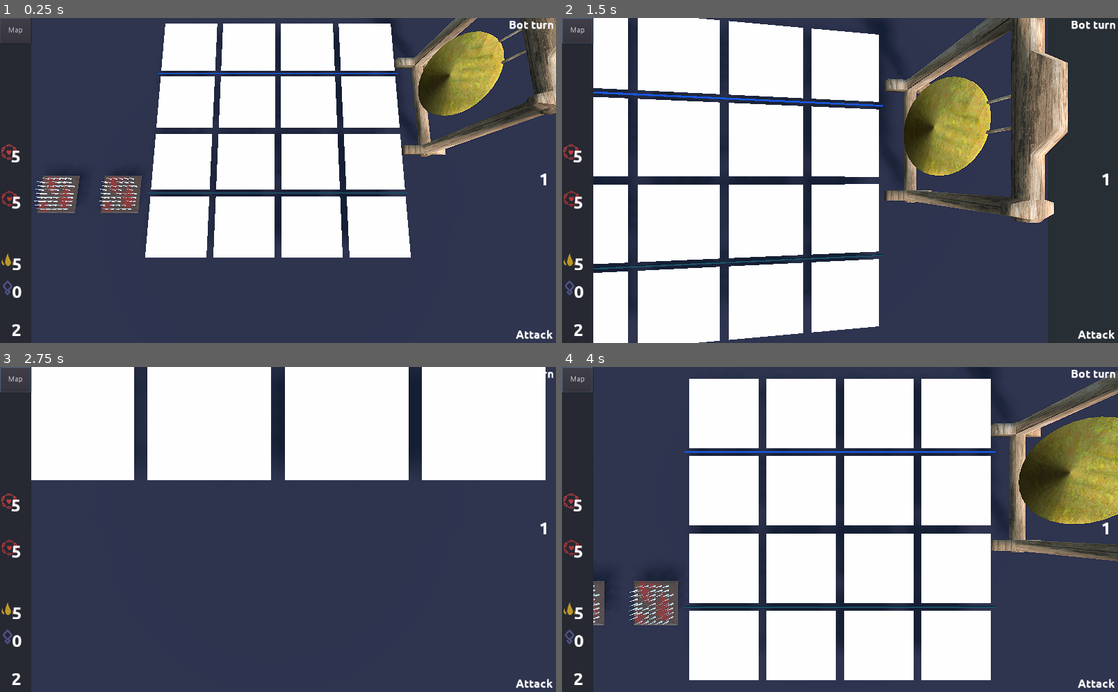
Above: before the commit, frames 1-4 (two rows, left to right).
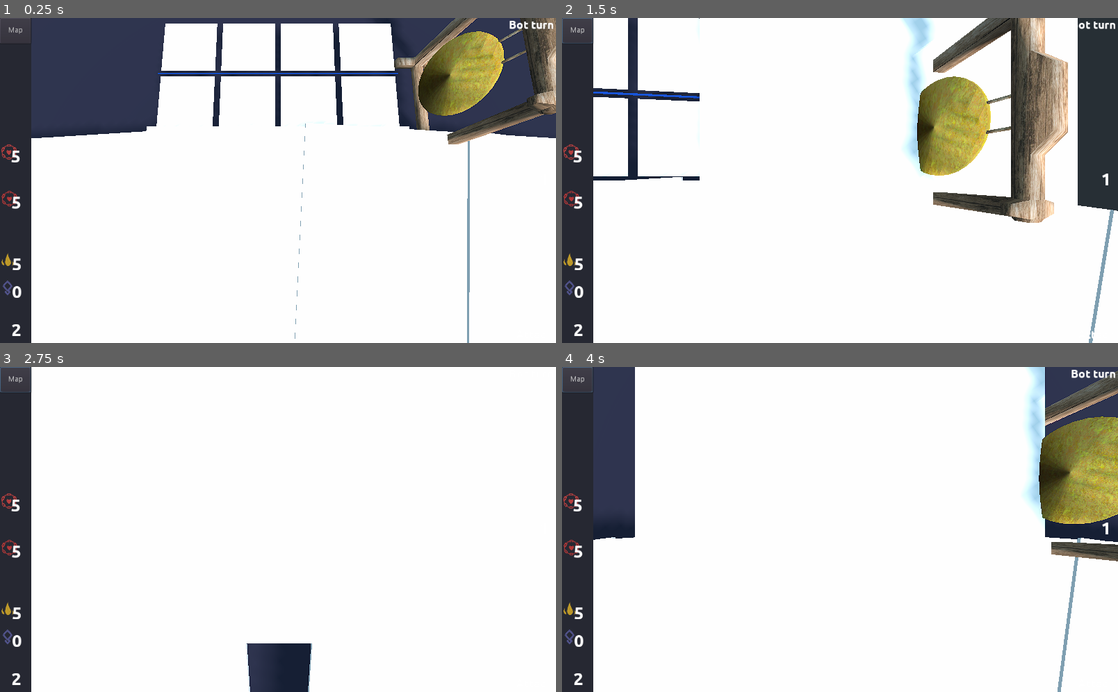
Above: after the commit, the same moments.

Repository: tpgame-spbstu/Tabletop-roguelike
Game: Godot game, scene res://Fight/fight_location.tscn
Same seed, same stepped clock (60 frames per second), same inputs: the game is played once before the commit and once after it. This scene is started directly instead of the project's main scene.
Inputs (mouse positions are in pixels of both pictures, inside the frame that each line leads up to):
- Up to frame 1 (0.25 s): no input
- Up to frame 2 (1.5 s): click "Map" at 0.5 s; tap Enter at 1.25 s; move the mouse to (962, 164) at 1.27 s; hold Right from 1.28 s (still down); click (962, 164) at 1.42 s
- Up to frame 3 (2.75 s): tap Space at 2 s; move the mouse to (166, 545) at 2.02 s; release Right at 2.03 s; hold Down from 2.03 s (still down)
- Up to frame 4 (4 s): tap Enter at 2.75 s; move the mouse to (895, 458) at 2.77 s; release Down at 2.78 s; hold Right 2.78-3.53 s; tap Space at 3.5 s; move the mouse to (812, 594) at 3.52 s; hold Up from 3.53 s (still down); click (812, 594) at 3.67 s

The runs differ from the first frame. In frame 1, 46% of the frame differs, in the area x 5-100%, y 32-100%; in frame 2, 37%; in frame 3, 64%, in the area x 5-100%, y 0-100%; in frame 4, 41%.
Error in both runs: Assertion failed. (res://Card/base_cards_manager.gd:20)

Commit message:
Заменил руку на сцене; поправил метод игры карты с руки (play_card) #97

Diff:
--- a/Fight/Human Player/human_player.gd
+++ b/Fight/Human Player/human_player.gd
@@ -77,17 +77,15 @@
 func play_card(board_cell, card_to_play):
 
 	# Temporary remove card from hand_cell and add to player root
-	var hand_cell = hand.remove_card(card_to_play)
-	self.add_child(card_to_play)
+	# the method automatically adds the removed card
+	# to the parent of the hand, to `self` in this case
+	hand.remove_card(card_to_play)
 
 	# Play animation
-	var animation = LinMoveAnimation.new(hand_cell.global_transform,
+	var animation = LinMoveAnimation.new(card_to_play.global_transform,
 		board_cell.global_transform, 0.2, card_to_play)
 	AnimationManager.add_animation(animation)
 	yield(animation, "animation_ended")
-
-	# Remove empty hand cell
-	hand.remove_hand_cell(hand_cell)
 
 	# Add to target cell
 	self.remove_child(card_to_play)
--- a/Fight/Human Player/human_player.tscn
+++ b/Fight/Human Player/human_player.tscn
@@ -9,6 +9,7 @@
 [ext_resource path="res://Fight/deck_highlight.gd" type="Script" id=7]
 [ext_resource path="res://Fight/Human Player/spike.tscn" type="PackedScene" id=8]
 [ext_resource path="res://Fight/gong.tscn" type="PackedScene" id=9]
+[ext_resource path="res://Hand/hand.tscn" type="PackedScene" id=10]
 
 [sub_resource type="CubeMesh" id=1]
 
@@ -38,7 +39,10 @@
 mesh = SubResource( 1 )
 material/0 = SubResource( 2 )
 
-[node name="hand" type="Spatial" parent="."]
+[node name="hand" parent="." instance=ExtResource( 10 )]
+transform = Transform( -1, 0, -8.74228e-08, 0, 1, 0, 8.74228e-08, 0, -1, 0, 0, -2.5 )
+
+[node name="_hand" type="Spatial" parent="."]
 transform = Transform( 1, 0, 0, 0, 1, 0, 0, 0, 1, 0, 0, -2.5 )
 script = ExtResource( 1 )
 
Not shown: 1 places in Fight/Human Player/human_player.tscn that only renumber resources
